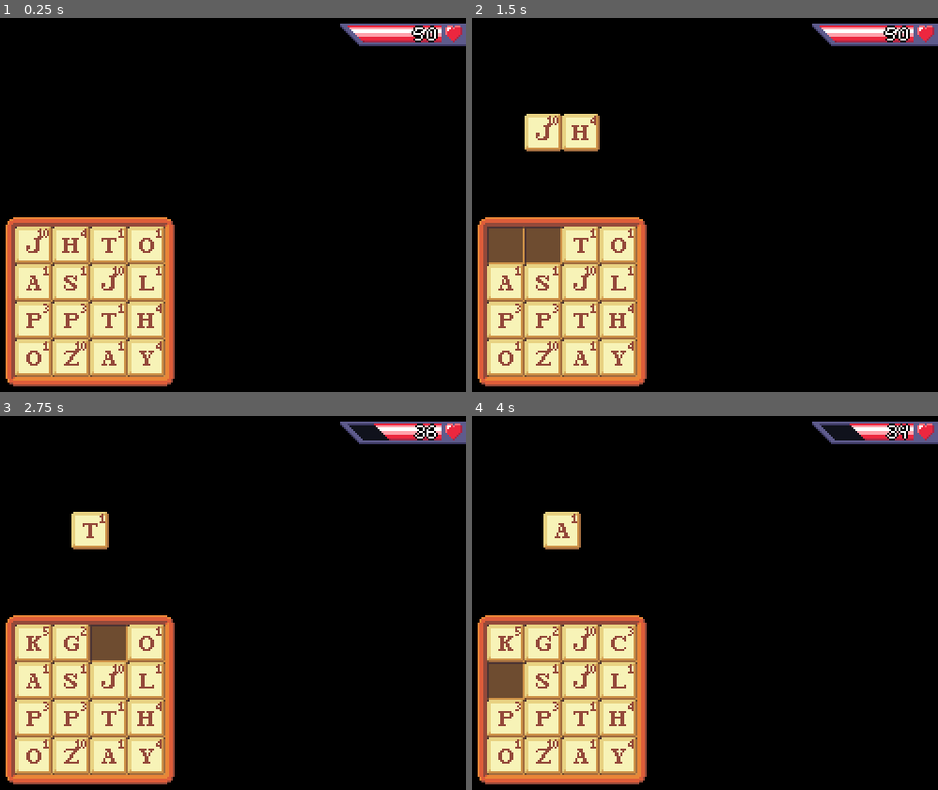
Above: before the commit, frames 1-4 (two rows, left to right).
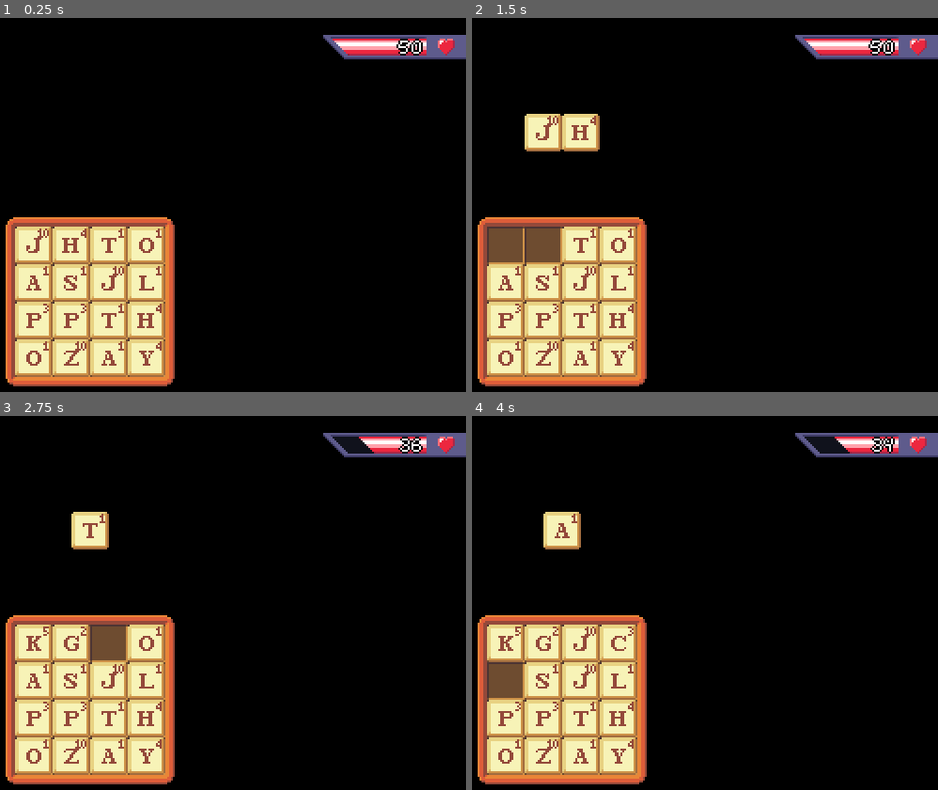
Above: after the commit, the same moments.

Repository: jakubg1/q-stab
Game: Godot game, scene res://scenes/main.tscn
Two runs of this game, one before a commit and one after it. Both use one fixed random seed, a clock stepped at 60 frames per second and the inputs below.
Inputs (mouse positions are in pixels of both pictures, inside the frame that each line leads up to):
- Up to frame 1 (0.25 s): no input
- Up to frame 2 (1.5 s): tap Enter at 0.5 s; move the mouse to (504, 246) at 0.52 s; tap Backspace at 0.6 s; click (504, 246) at 0.67 s; tap Space at 1.25 s; move the mouse to (541, 246) at 1.27 s; tap Shift at 1.35 s; click (541, 246) at 1.42 s
- Up to frame 3 (2.75 s): tap Enter at 2 s; move the mouse to (107, 644) at 2.02 s; tap Delete at 2.1 s; click (107, 644) at 2.17 s
- Up to frame 4 (4 s): tap Space at 2.75 s; move the mouse to (616, 644) at 2.77 s; tap Enter at 2.85, 3.5 s; click (616, 644) at 2.92 s; move the mouse to (504, 681) at 3.52 s; tap Backspace at 3.6 s; click (504, 681) at 3.67 s

The runs differ from the first frame. In frame 1, 2.4% of the frame differs, in the area x 69-100%, y 1-12%; in frame 2, 2.4%; in frame 3, 2.4%; in frame 4, 2.4%.

Commit message:
Update README, slightly improve health bar visuals
- The health bar's heart icon got more breath room.
- Slightly thickened the bar itself.
- Added a line in README to tell what this project is even about!

Diff:
--- a/scenes/health_bar.tscn
+++ b/scenes/health_bar.tscn
@@ -23,14 +23,13 @@
 anchor_top = 0.5
 anchor_right = 1.0
 anchor_bottom = 0.5
-offset_left = -27.0
-offset_top = -6.0
-offset_bottom = 6.0
+offset_left = -35.0
+offset_bottom = 13.0
 grow_horizontal = 0
 grow_vertical = 2
 texture = ExtResource("1_1bvlm")
-patch_margin_left = 14
-patch_margin_right = 13
+patch_margin_left = 15
+patch_margin_right = 21
 
 [node name="MarginContainer" type="MarginContainer" parent="." unique_id=240633290]
 clip_contents = true
@@ -39,10 +38,10 @@
 anchor_top = 0.5
 anchor_right = 1.0
 anchor_bottom = 0.5
-offset_left = -213.0
-offset_top = -5.0
-offset_right = -13.0
-offset_bottom = 4.0
+offset_left = -221.0
+offset_top = 2.0
+offset_right = -21.0
+offset_bottom = 11.0
 grow_horizontal = 0
 grow_vertical = 2
 
@@ -64,10 +63,10 @@
 anchor_top = 0.5
 anchor_right = 1.0
 anchor_bottom = 0.5
-offset_left = -42.0
-offset_top = -8.0
-offset_right = -15.0
-offset_bottom = 7.0
+offset_left = -50.0
+offset_top = -1.0
+offset_right = -23.0
+offset_bottom = 14.0
 grow_horizontal = 0
 grow_vertical = 2
 text = "20"
--- a/scripts/health_bar.gd
+++ b/scripts/health_bar.gd
@@ -15,8 +15,8 @@
 
 # Updates the widget sizes.
 func updateLayout() -> void:
-	background.size.x = 17 + maxValue
-	background.position.x = -17 - maxValue
+	background.size.x = 26 + maxValue
+	background.position.x = -26 - maxValue
 	bar.size.x = 8 + value
 	bar.position.x = 200 - value
 	text.text = str(value)
Binary file changed: images/health_bar.png
Not shown, changed: README.md
